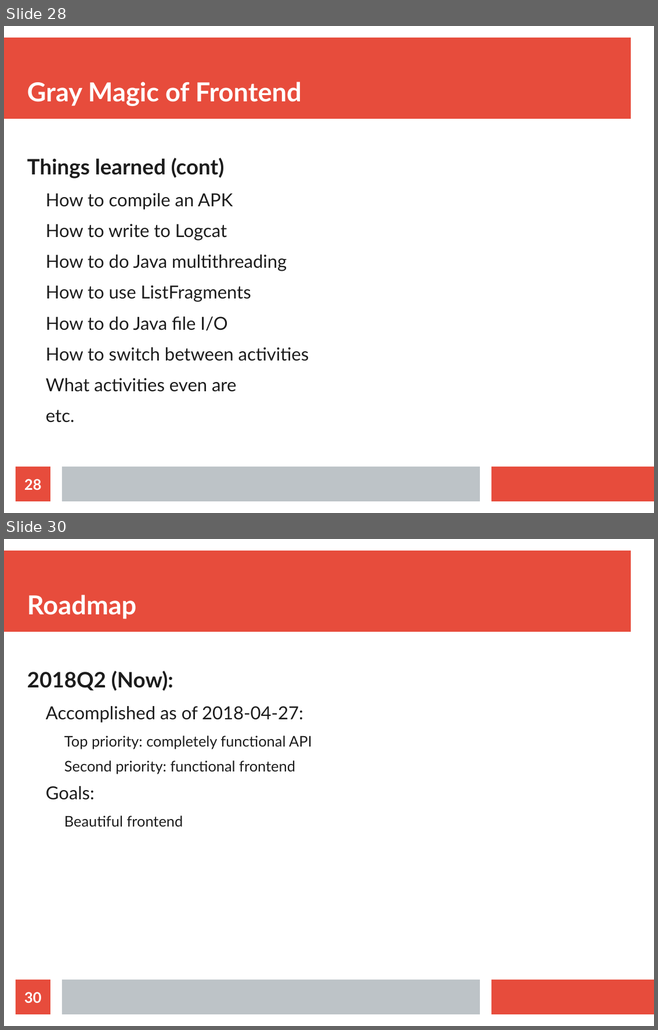
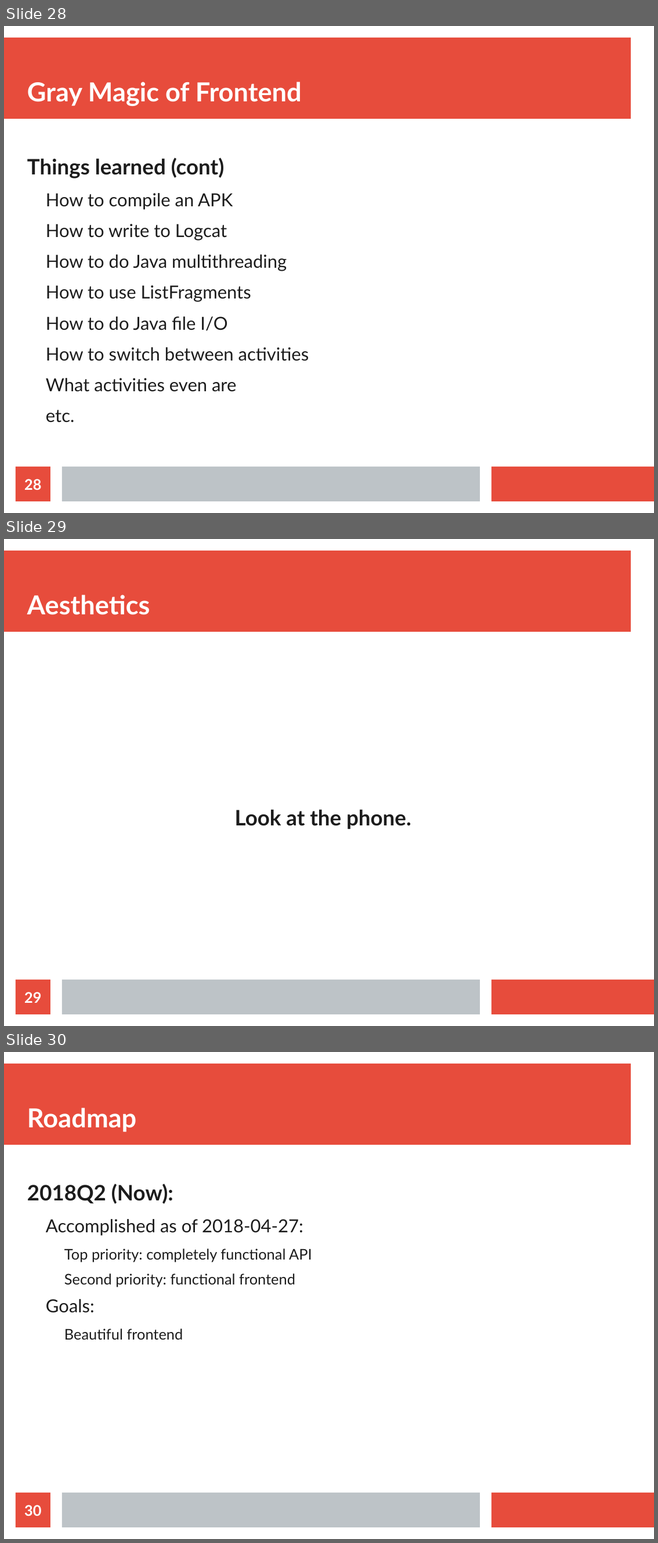
Before and after one commit to AbsolutelyLudicrous/cbus-2018, a slide deck: eventor.odp. Shown one above the other, each under a label of ours: slides 28 and 30 before the commit, slides 28, 29 and 30 after it; the slides between them are not shown. The pictures are 658x1030 and 658x1543 pixels, drawn with LibreOffice and Linux fonts; fonts in the diff are those of the drawing. Boxes give left, top, right and bottom in pixels: in the first picture for what was removed or moved away, otherwise in the second. Text is boxed around its words. In the diff, an @@ line names an element or a change of style, - is before the commit and + after.

```diff
--- a/eventor.odp
+++ b/eventor.odp
@@ slide 29 added at (4,539,654,1026), background #FFFFFF; not listed: 3 template elements that a slide beside it also shows @@
@@ title added at (27,595,150,615), 32 pt, text #FFFFFF, bold @@
+Aesthetics
@@ text added at (235,809,411,829), 26 pt, text #1C1C1C, bold @@
+Look at the phone.
@@ page number added at (16,980,50,1015), fill #E74C3C, 18 pt, text #FFFFFF, bold @@
+29
```
Also in this commit, not shown: 1 slide removed, 1 other file.
